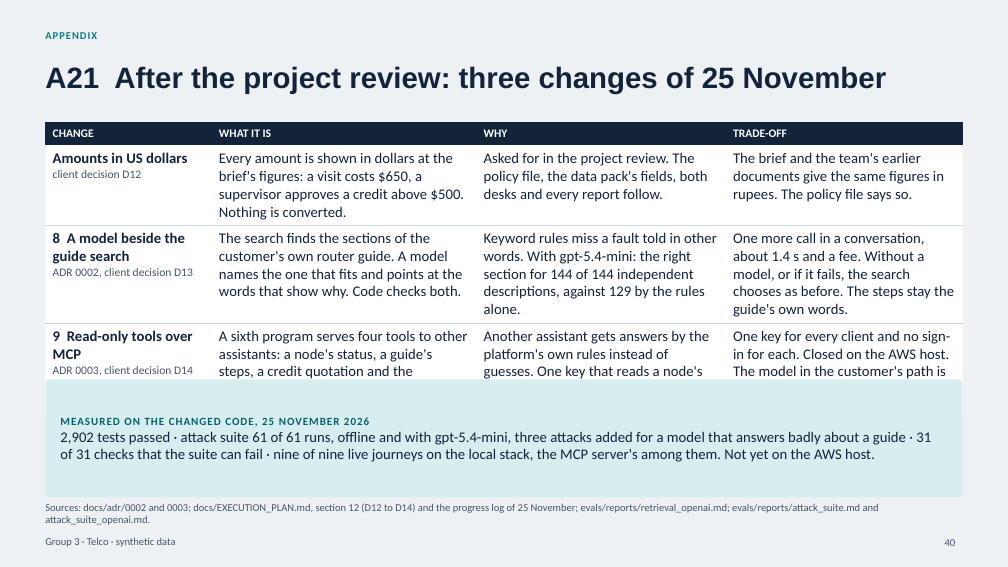
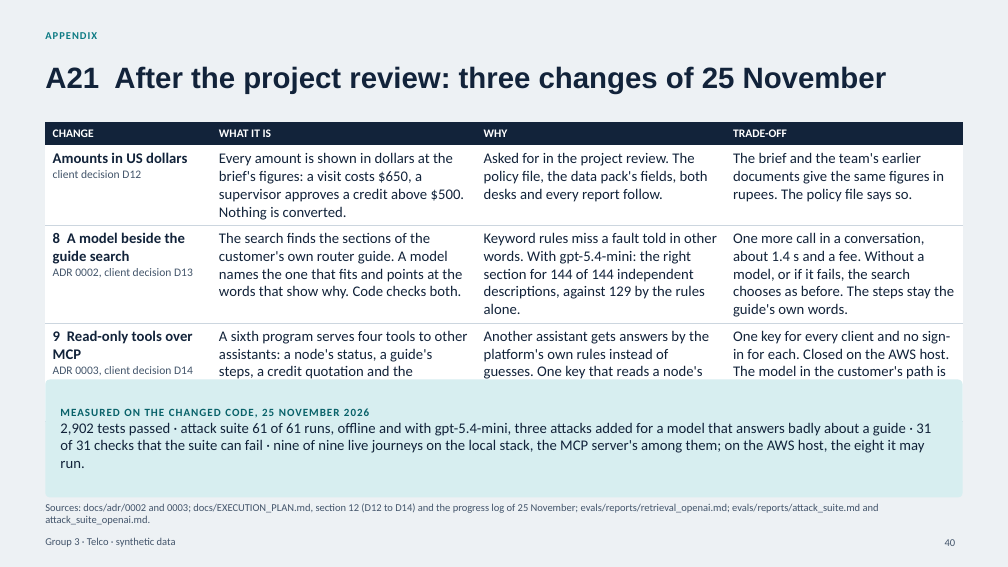
Before and after one commit to cybervava/capstone_telecom, a slide deck: slide 40 of presentation/G3_Telco_Presentation.pptx. Drawn at 1008x567 pixels with LibreOffice and Linux fonts; fonts in the diff are those of the drawing. Boxes give left, top, right and bottom in pixels: in the first picture for what was removed or moved away, otherwise in the second. Text is boxed around its words. In the diff, an @@ line names an element or a change of style, - is before the commit and + after.

Commit message:
docs: the release of 25 Nov on the AWS host, and what was still stale
The review's changes reached the AWS host in release 797ab92 (GitLab
pipeline 3116487891: 2,902 tests, 95.78% coverage, the evaluations, a
clean image scan, then the host's eight journeys). The attempt before it,
d686b41, failed journey 7 on a race in the check and the host started
d084c6f again by itself; the plan's progress log, the README, the
evaluation report, the checklists and the deck say so, and name the
pipeline that released the code instead of the one of 24 Nov.

An audit of the documents against the current state found statements
that still described the system before the review: lists of programs,
keys, gateway users and settings without the MCP server; the guide
answer without the model's choice (now with 144 of 144 beside the rules'
129); ADR 0001 as the only formal decision file; 58 runs of 40 attacks,
2,662 tests, 78 packages and 101 unfixed findings as current figures;
client decisions to D11; two evaluation reports dated 17 Nov that were
re-run on 25 Nov; version stamps of 24 Nov and the checklists' cover at
b9c70ef. All five PDFs and the deck are rebuilt from their sources at the
same page counts (14, 13, 10, 2, 2; deck 41).

```diff
--- a/presentation/G3_Telco_Presentation.pptx
+++ b/presentation/G3_Telco_Presentation.pptx
@@ text at bbox=[60, 422, 931, 468]: text changed @@
-2,902 tests passed · attack suite 61 of 61 runs, offline and with gpt-5.4-mini, three attacks added for a model that answers badly about a guide · 31 of 31 checks that the suite can fail · nine of nine live journeys on the local stack, the MCP server's among them. Not yet on the AWS host.
+2,902 tests passed · attack suite 61 of 61 runs, offline and with gpt-5.4-mini, three attacks added for a model that answers badly about a guide · 31 of 31 checks that the suite can fail · nine of nine live journeys on the local stack, the MCP server's among them; on the AWS host, the eight it may run.
```
Also in this commit, not shown: 11 other slides changed, 30 other files.
